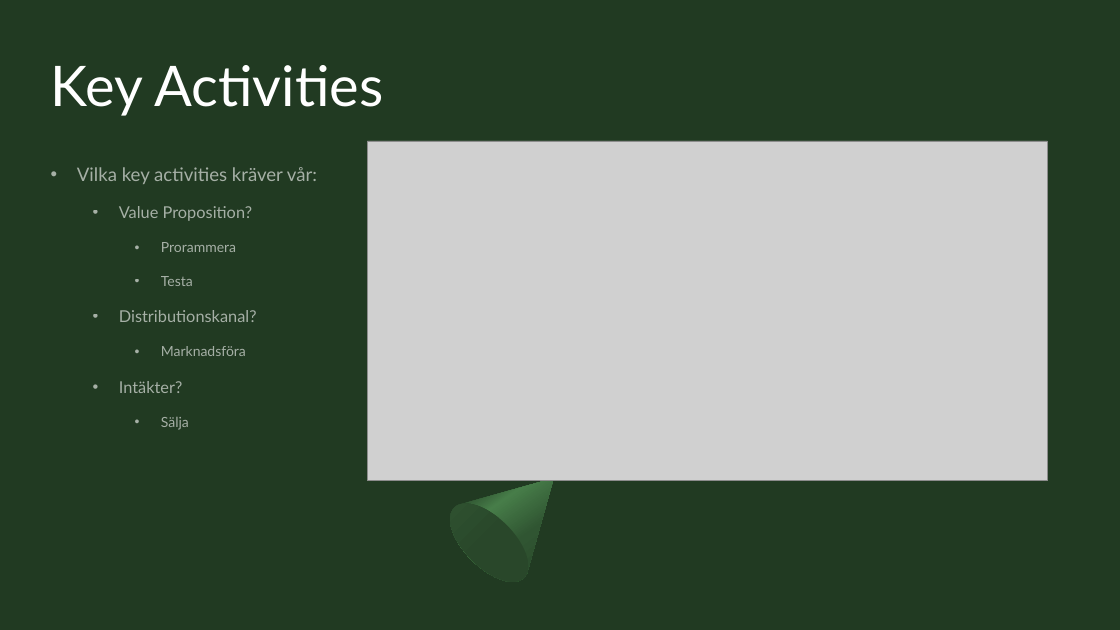
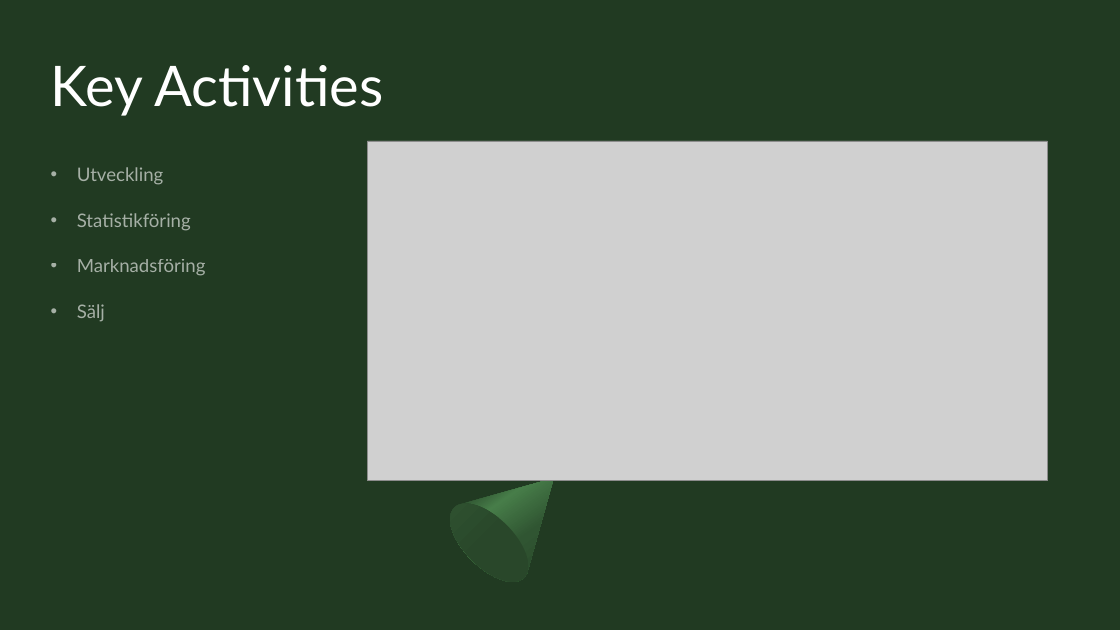
Before and after one commit to Sjofil/HASAB-IDA3, a slide deck: slide 3 of Business Canvas Model/Business canvas model.pptx. Drawn at 1120x630 pixels with LibreOffice and Linux fonts; fonts in the diff are those of the drawing; grey boxes stand for pictures. Boxes give left, top, right and bottom in pixels: in the first picture for what was removed or moved away, otherwise in the second. Text is boxed around its words. In the diff, an @@ line names an element or a change of style, - is before the commit and + after.

```diff
--- a/Business Canvas Model/Business canvas model.pptx
+++ b/Business Canvas Model/Business canvas model.pptx
@@ text at bbox=[77, 167, 206, 322]: text changed; size 14 to 16 pt @@
-• Vilka key activities kräver vår:
-  • Value Proposition?
-    • Prorammera
-    • Testa
-  • Distributionskanal?
-    • Marknadsföra
-  • Intäkter?
-    • Sälja
+• Utveckling
+• Statistikföring
+• Marknadsföring
+• Sälj
```
Also in this commit, not shown: 2 other slides changed.
